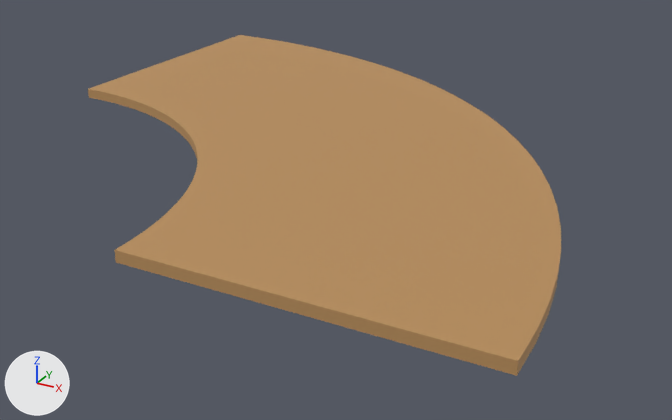
What one commit did to the glTF model assets/models/dirt_curve.glb.
Rendered twice from a 50 mm lens placed at (14.56, -8.98, 5.88), pointed at (6.48, 5.71, -1.47). The lights are fixed; the arrows at lower left show +X, +Y and +Z. The first picture is the older version. Where no turn or scale is listed for an object, it has been applied to the vertices. Vertices at exactly the same position are counted once.
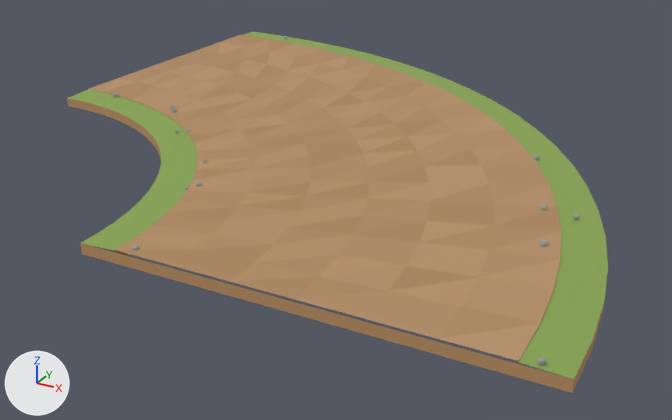
What changed in the scene script:
```text
Add mat_dirt_1:
    mat_dirt_1 = principled_material('dirt_1')
    mat_dirt_1.base_color = (0.445, 0.261, 0.128)  # brown #b28c64
    mat_dirt_1.roughness = 1.0
Add mat_grass:
    mat_grass = principled_material('grass')
    mat_grass.base_color = (0.25, 0.38, 0.09)  # green #89a655
    mat_grass.roughness = 1.0
Add mat_dirt_2:
    mat_dirt_2 = principled_material('dirt_2')
    mat_dirt_2.base_color = (0.46, 0.272, 0.136)  # brown #b58e67
    mat_dirt_2.roughness = 1.0
Add mat_dirt_3:
    mat_dirt_3 = principled_material('dirt_3')
    mat_dirt_3.base_color = (0.475, 0.283, 0.144)  # brown #b7916a
    mat_dirt_3.roughness = 1.0
Add mat_stone_2:
    mat_stone_2 = principled_material('stone_2')
    mat_stone_2.base_color = (0.33, 0.35, 0.332)  # grey #9ba09c
    mat_stone_2.roughness = 1.0
Add mat_dirt_0:
    mat_dirt_0 = principled_material('dirt_0')
    mat_dirt_0.base_color = (0.43, 0.25, 0.12)  # brown #af8961
    mat_dirt_0.roughness = 1.0
Add mat_dirt_4:
    mat_dirt_4 = principled_material('dirt_4')
    mat_dirt_4.base_color = (0.49, 0.294, 0.152)  # brown #ba946d
    mat_dirt_4.roughness = 1.0
Change me_curve_001:
    used by ob_curve_001; location = (0.0, 0.0, 0.0)
    remove me_curve_001.from_pydata(...)  # 100 vertices, 196 faces; spans x 0.0..12.0, y 0.0..12.0, z -0.2..0.0
    add me_curve_001.from_pydata(...)  # 507 vertices, 804 faces; spans x 0.0..12.65, y 0.0..12.65, z -0.22..0.09
    me_curve_001 part 1: a new loose piece, an icosphere of 20 faces spanning x 11.26..11.39, y 3.05..3.18, z -0.06..0.09, in mat_stone_2 (grey #9ba09c)
    me_curve_001 part 2: a new loose piece, an icosphere of 20 faces spanning x 12.19..12.287, y 0.059..0.151, z -0.039..0.069, in mat_stone_2 (grey #9ba09c)
    me_curve_001 part 3: a new loose piece of 126 vertices spanning x 0.0..12.65, y 0.0..12.65, z -0.22..-0.01
    me_curve_001 part 4
    90 vertices are removed from x 0.0..12.0, y 0.0..12.0, z -0.2..0.0
    196 faces are deleted
    137 vertices are added at x 0.0..11.96, y 0.0..11.96, z -0.22..0.0
    10 new vertices lie (0.0, 0.0, -0.22) away from vertices in x 0.0..12.0, y 0.0..12.0, z 0.0
    32 new vertices lie (0.0, 0.0, 0.22) away from vertices in x 0.47..11.96, y 0.47..11.96, z -0.22
    54 new faces join them, mat_dirt_1 (brown #b28c64)
    49 new faces join them, mat_dirt_0 (brown #af8961)
    50 new faces join them, mat_dirt_2 (brown #b58e67)
    37 new faces join them, mat_dirt_4 (brown #ba946d)
    50 new faces join them, mat_dirt_3 (brown #b7916a)
    80 new faces join them, mat_dirt (orange #b88e61)
    other edits to the shape of me_curve_001 do not show in these pictures
    add me_curve_001.materials.append(mat_dirt_1)  # brown #b28c64
    add me_curve_001.materials.append(mat_dirt_0)  # brown #af8961
    add me_curve_001.materials.append(mat_dirt_2)  # brown #b58e67
    add me_curve_001.materials.append(mat_dirt_4)  # brown #ba946d
    add me_curve_001.materials.append(mat_dirt_3)  # brown #b7916a
    add me_curve_001.materials.append(mat_grass)  # green #89a655
    add me_curve_001.materials.append(mat_stone_2)  # grey #9ba09c
```

What differs and where, as boxes [x1, y1, x2, y2] in the pictures (672 x 420 px):
'Curve.001', reshaped (14% wider)
    before: [88, 35, 561, 376]
    after: [67, 32, 608, 393]
part 1 of me_curve_001, added
    after: [539, 239, 548, 247]
part 2 of me_curve_001, added
    after: [537, 357, 546, 365]
part 3 of me_curve_001, added
    after: [67, 32, 608, 393]
part 4 of me_curve_001, reshaped
    before: [88, 35, 561, 376]
    after: [88, 35, 561, 366]
